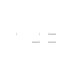
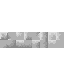
Layered file, before and after one edit (64 x 64). Changes by layer:
showed "groundadvanced", painted on it over [left=0, top=32, right=64, bottom=48]
hid "flattopping" over [left=16, top=32, right=56, bottom=43]
